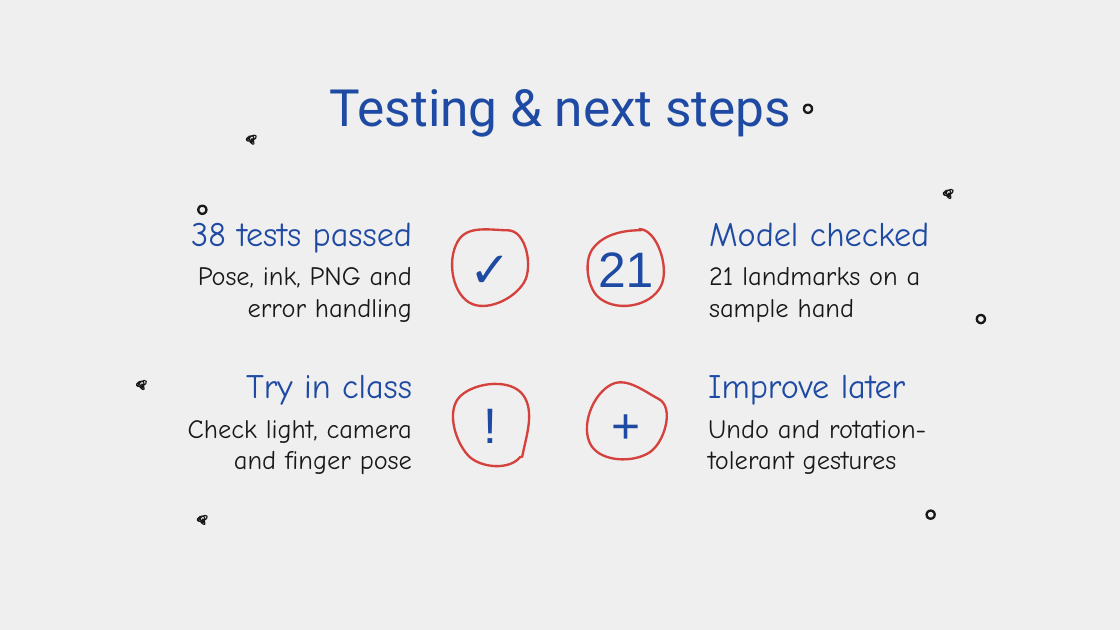
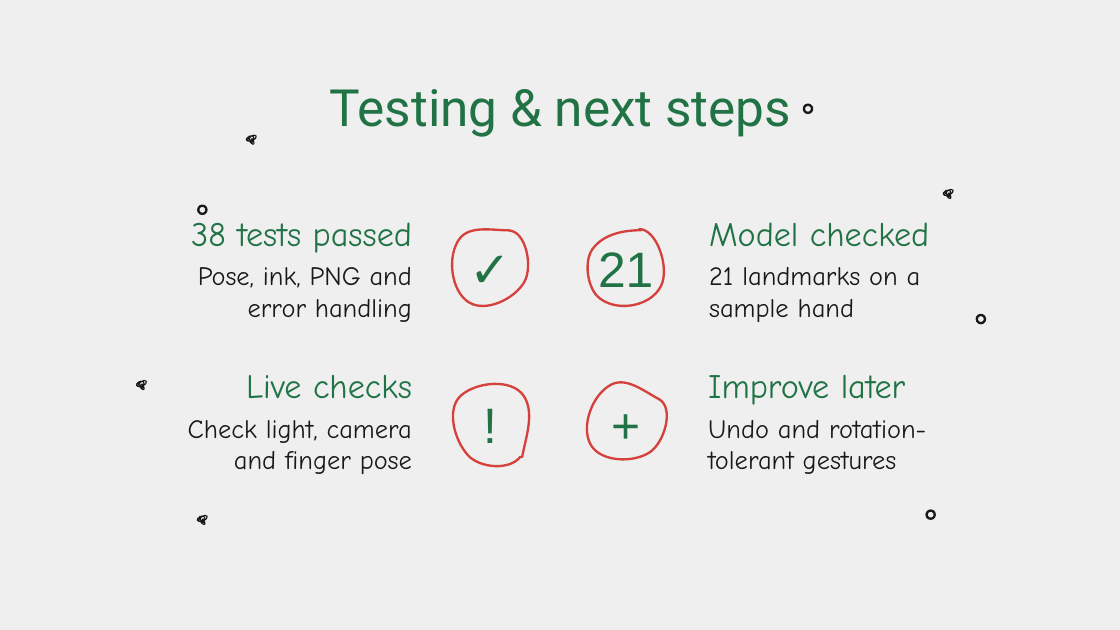
Before and after one commit to thiyatira/AirInk, a slide deck: slide 10 of documents/presentation/AirInk_Presentation.pptx. Drawn at 1120x630 pixels with LibreOffice and Linux fonts; fonts in the diff are those of the drawing; background and template pictures are left out. Boxes give left, top, right and bottom in pixels: in the first picture for what was removed or moved away, otherwise in the second. Text is boxed around its words. In the diff, an @@ line names an element or a change of style, - is before the commit and + after.

```diff
--- a/documents/presentation/AirInk_Presentation.pptx
+++ b/documents/presentation/AirInk_Presentation.pptx
@@ subtitle at [246, 375, 412, 399]: text changed; text colour #1E4AA3 to #217346 @@
-Try in class
+Live checks
@@ text colour #1E4AA3 to #217346 in 8 elements at [330, 89, 791, 137], [191, 222, 412, 253], [709, 222, 929, 246], [708, 374, 906, 405], [598, 252, 653, 297], [451, 245, 528, 289], [451, 402, 528, 446], [587, 402, 663, 446] @@
```
Also in this commit, not shown: 9 other slides changed, 1 slide removed, 4 other files.
